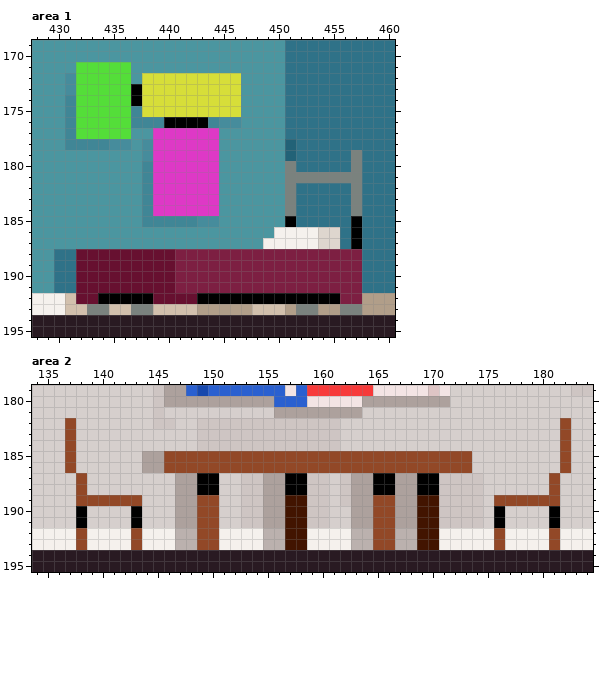
Pixel-art file: Art/AbstractMockup2.ase. The first picture shows the starting point.
480x270 pixels, 1 frame. Colours within 5 levels of each other are drawn and written as one. Shown: area 1: x 428..460, y 169..195; area 2: x 134..184, y 179..195. The commit also changed other parts of the picture, which this record leaves out.
New version:
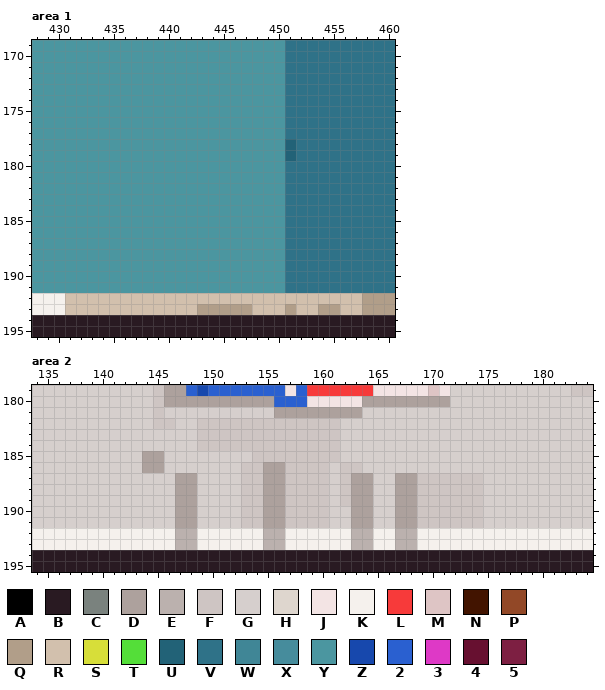
Palette (. is transparent): A #000000  B #291a22  C #7a827e  D #ada19d  E #bbb1ae  F #cec5c3  G #d6cfcd  H #ded6ce  J #f3e4e4  K #f5f1ed  L #f73a3a  M #dec5c5  N #421400  P #924827  Q #b19e89  R #d2c0ad  S #d7de39  T #54de39  U #226277  V #2f7288  W #408696  X #468c9c  Y #4b96a0  Z #1748ad  2 #2a60d0  3 #de39c6  4 #671030  5 #7d1f42
Edits made:
layer "Stuff" now hidden
--- area 1
@@ x 428..460 @@
 170 YYYYYYYYYYYYYYYYYYYYYYYVVVVVVVVVV
-171 YYYYTTTTTYYYYYYYYYYYYYYVVVVVVVVVV
-172 YYYXTTTTTYSSSSSSSSSYYYYVVVVVVVVVV
-173 YYYXTTTTTASSSSSSSSSYYYYVVVVVVVVVV
-174 YYYWTTTTTASSSSSSSSSYYYYVVVVVVVVVV
-175 YYYWTTTTTWSSSSSSSSSYYYYVVVVVVVVVV
-176 YYYWTTTTTWWWAAAAWXXYYYYVVVVVVVVVV
-177 YYYWTTTTTYY333333YYYYYYVVVVVVVVVV
-178 YYYWWWWXXYX333333YYYYYYUVVVVVVVVV
-179 YYYYYYYYYYX333333YYYYYYUVVVVVCVVV
-180 YYYYYYYYYYW333333YYYYYYCVVVVVCVVV
-181 YYYYYYYYYYW333333YYYYYYCCCCCCCVVV
-182 YYYYYYYYYYW333333YYYYYYCVVVVVCVVV
-183 YYYYYYYYYYW333333YYYYYYCVVVVVCVVV
-184 YYYYYYYYYYW333333YYYYYYCVVVVVCVVV
-185 YYYYYYYYYYWWWWWXXYYYYYYAVVVVVAVVV
-186 YYYYYYYYYYYYYYYYYYYYYYKKKKHHVAVVV
-187 YYYYYYYYYYYYYYYYYYYYYKKKKKHHVAVVV
-188 YYVV44444444455555555555555555VVV
-189 YYVV44444444455555555555555555VVV
-190 YYVV44444444455555555555555555VVV
-191 YYVV44444444455555555555555555VVV
-192 KKKR44AAAAA4444AAAAAAAAAAAAA55QQQ
-193 KKKRRCCRRCCRRRRQQQQQRRRQCCQQCCQQQ
+171 YYYYYYYYYYYYYYYYYYYYYYYVVVVVVVVVV
+172 YYYYYYYYYYYYYYYYYYYYYYYVVVVVVVVVV
+173 YYYYYYYYYYYYYYYYYYYYYYYVVVVVVVVVV
+174 YYYYYYYYYYYYYYYYYYYYYYYVVVVVVVVVV
+175 YYYYYYYYYYYYYYYYYYYYYYYVVVVVVVVVV
+176 YYYYYYYYYYYYYYYYYYYYYYYVVVVVVVVVV
+177 YYYYYYYYYYYYYYYYYYYYYYYVVVVVVVVVV
+178 YYYYYYYYYYYYYYYYYYYYYYYUVVVVVVVVV
+179 YYYYYYYYYYYYYYYYYYYYYYYUVVVVVVVVV
+180 YYYYYYYYYYYYYYYYYYYYYYYVVVVVVVVVV
+181 YYYYYYYYYYYYYYYYYYYYYYYVVVVVVVVVV
+182 YYYYYYYYYYYYYYYYYYYYYYYVVVVVVVVVV
+183 YYYYYYYYYYYYYYYYYYYYYYYVVVVVVVVVV
+184 YYYYYYYYYYYYYYYYYYYYYYYVVVVVVVVVV
+185 YYYYYYYYYYYYYYYYYYYYYYYVVVVVVVVVV
+186 YYYYYYYYYYYYYYYYYYYYYYYVVVVVVVVVV
+187 YYYYYYYYYYYYYYYYYYYYYYYVVVVVVVVVV
+188 YYYYYYYYYYYYYYYYYYYYYYYVVVVVVVVVV
+189 YYYYYYYYYYYYYYYYYYYYYYYVVVVVVVVVV
+190 YYYYYYYYYYYYYYYYYYYYYYYVVVVVVVVVV
+191 YYYYYYYYYYYYYYYYYYYYYYYVVVVVVVVVV
+192 KKKRRRRRRRRRRRRRRRRRRRRRRRRRRRQQQ
+193 KKKRRRRRRRRRRRRQQQQQRRRQRRQQRRQQQ
 194 BBBBBBBBBBBBBBBBBBBBBBBBBBBBBBBBB
--- area 2
@@ x 134..184 @@
 181 GGGGGGGGGGGFGGGGGGGGGGDDDDDDDDGGGGGGGGGGGGGGGGGGGGG
-182 GGGPGGGGGGGFFGGFFFFFFFFFFFFFGGGGGGGGGGGGGGGGGGGGPGG
-183 GGGPGGGGGGGGGGGFFFFFFFFFFFFFGGGGGGGGGGGGGGGGGGGGPGG
-184 GGGPGGGGGGGGGGGFFFFFFFFFFFFFGGGGGGGGGGGGGGGGGGGGPGG
-185 GGGPGGGGGGDDPPPPPPPPPPPPPPPPPPPPPPPPPPPPGGGGGGGGPGG
-186 GGGPGGGGGGDDPPPPPPPPPPPPPPPPPPPPPPPPPPPPGGGGGGGGPGG
-187 GGGGPGGGGGGGGDDAAGGFFDDAAFFGFDDAADDAAFFFFGGGGGGPGGG
-188 GGGGPGGGGGGGGDDAAGGFFDDAAFFGFDDAADDAAFFFFGGGGGGPGGG
-189 GGGGPPPPPPGGGDDPPGGFFDDNNFFGFDDPPDDNNFFFFGPPPPPPGGG
-190 GGGGAGGGGAGGGDDPPGGFFDDNNFFGGDDPPDDNNFFFFGAGGGGAGGG
-191 GGGGAGGGGAGGGDDPPGGFFDDNNFFGGDDPPDDNNFFFFGAGGGGAGGG
-192 KKKKPKKKKPKKKEEPPKKKKEENNKKKKEEPPEENNKKKKKPKKKKPKKK
-193 KKKKPKKKKPKKKEEPPKKKKEENNKKKKEEPPEENNKKKKKPKKKKPKKK
+182 GGGGGGGGGGGFFGGFFFFFFFFFFFFFGGGGGGGGGGGGGGGGGGGGGGG
+183 GGGGGGGGGGGGGGGFFFFFFFFFFFFFGGGGGGGGGGGGGGGGGGGGGGG
+184 GGGGGGGGGGGGGGGFFFFFFFFFFFFFGGGGGGGGGGGGGGGGGGGGGGG
+185 GGGGGGGGGGDDGGGGGGGGFFFFFFFFGGGGGGGGGGGGGGGGGGGGGGG
+186 GGGGGGGGGGDDGGGGGGGFFDDFFFFGFFGGGGGGGGGGGGGGGGGGGGG
+187 GGGGGGGGGGGGGDDGGGGFFDDFFFFGFDDGGDDFFFFFFGGGGGGGGGG
+188 GGGGGGGGGGGGGDDGGGGFFDDFFFFGFDDGGDDFFFFFFGGGGGGGGGG
+189 GGGGGGGGGGGGGDDGGGGFFDDFFFFGFDDGGDDFFFFFFGGGGGGGGGG
+190 GGGGGGGGGGGGGDDGGGGFFDDFFFFGGDDGGDDFFFFFFGGGGGGGGGG
+191 GGGGGGGGGGGGGDDGGGGFFDDFFFFGGDDGGDDFFFFFFGGGGGGGGGG
+192 KKKKKKKKKKKKKEEKKKKKKEEKKKKKKEEKKEEKKKKKKKKKKKKKKKK
+193 KKKKKKKKKKKKKEEKKKKKKEEKKKKKKEEKKEEKKKKKKKKKKKKKKKK
 194 BBBBBBBBBBBBBBBBBBBBBBBBBBBBBBBBBBBBBBBBBBBBBBBBBBB
